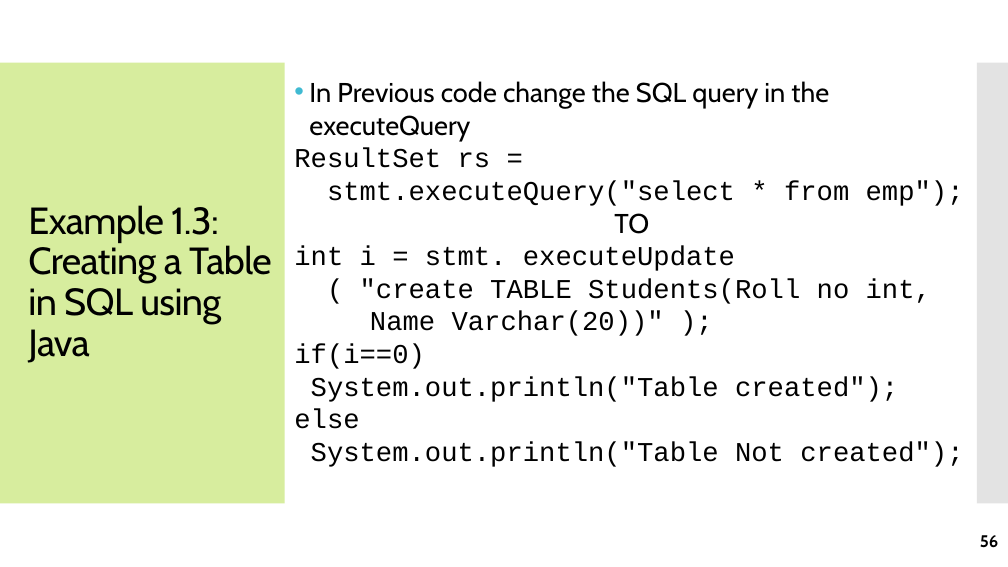
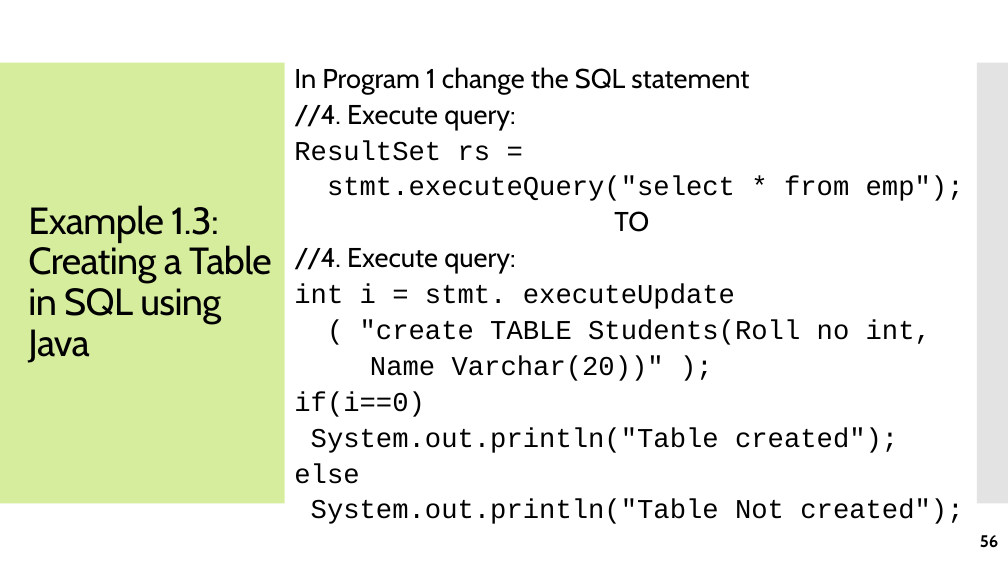
Before and after one commit to jrambasana/AJP2022-code, a slide deck: slide 56 of AJP Slides/AJP - Unit 2 - JDBC.pptx. Drawn at 1008x567 pixels with LibreOffice and Linux fonts; fonts in the diff are those of the drawing. Boxes give left, top, right and bottom in pixels: in the first picture for what was removed or moved away, otherwise in the second. Text is boxed around its words. In the diff, an @@ line names an element or a change of style, - is before the commit and + after.

Commit message:
updated

```diff
--- a/AJP Slides/AJP - Unit 2 - JDBC.pptx
+++ b/AJP Slides/AJP - Unit 2 - JDBC.pptx
@@ text "In Program 1 change the ..." moved from (x1=294, y1=81, x2=964, y2=467) to (x1=294, y1=67, x2=964, y2=524) @@
@@ text at (x1=294, y1=67, x2=749, y2=130): text changed @@
-• In Previous code change the SQL query in the executeQuery
+In Program 1 change the SQL statement
+//4. Execute query:
@@ text at (x1=294, y1=140, x2=964, y2=524): line spacing 1 to 1.1 @@
@@ text at (x1=294, y1=248, x2=515, y2=273): paragraph added @@
+//4. Execute query:
```
